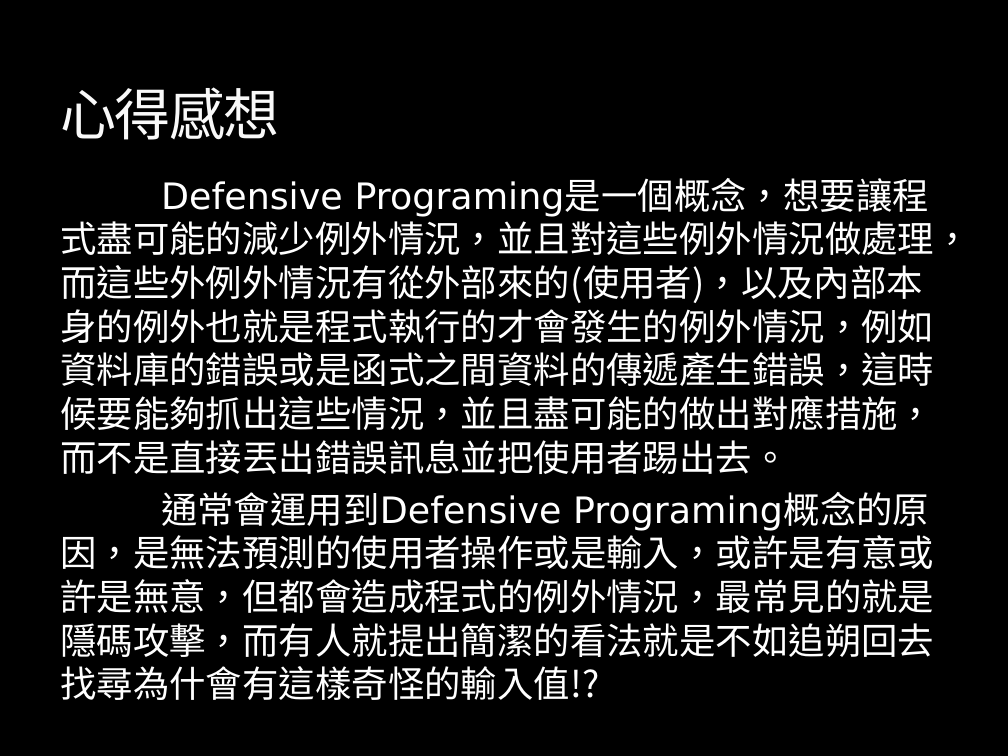
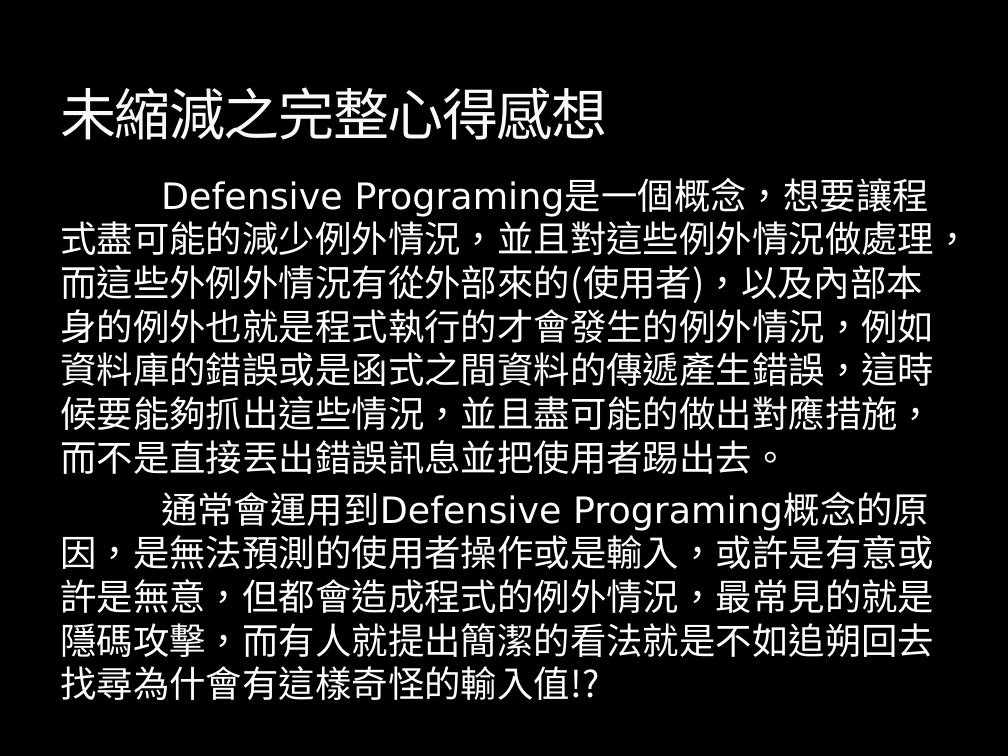
Before and after one commit to boris410/gitlab, a slide deck: slide 23 of 研一/作業二/defensive/Learning Defensive programming.pptx (slide 19 before the commit). Drawn at 1008x756 pixels with LibreOffice and Linux fonts; fonts in the diff are those of the drawing; background and template pictures are left out. Boxes give left, top, right and bottom in pixels: in the first picture for what was removed or moved away, otherwise in the second. Text is boxed around its words. In the diff, an @@ line names an element or a change of style, - is before the commit and + after.

Commit message:
修改投影片-心得縮減

```diff
--- a/研一/作業二/defensive/Learning Defensive programming.pptx
+++ b/研一/作業二/defensive/Learning Defensive programming.pptx
@@ title at (x1=60, y1=87, x2=607, y2=140): text changed @@
-心得感想
+未縮減之完整心得感想
```
Also in this commit, not shown: 3 slides added.
